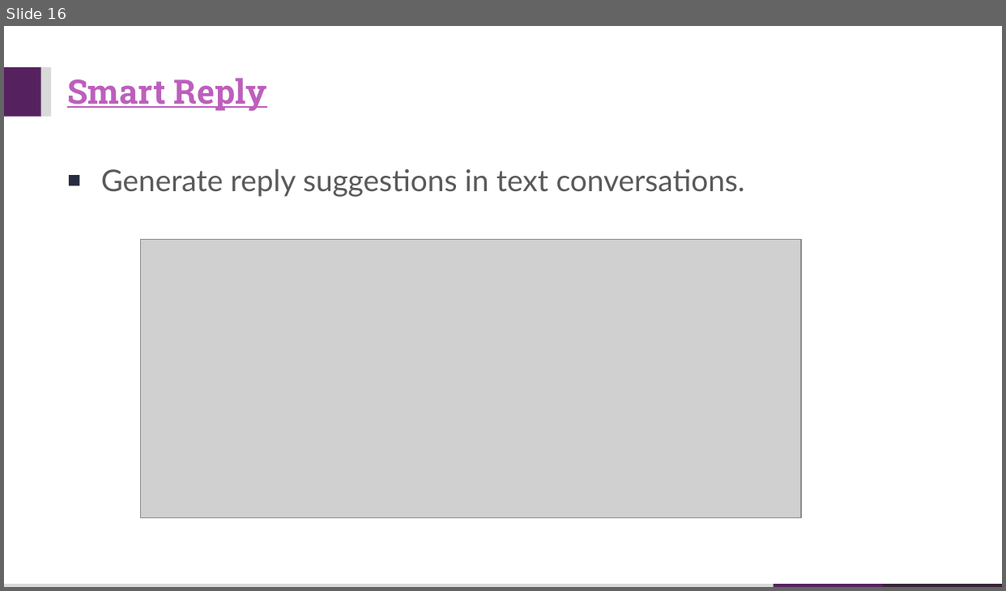
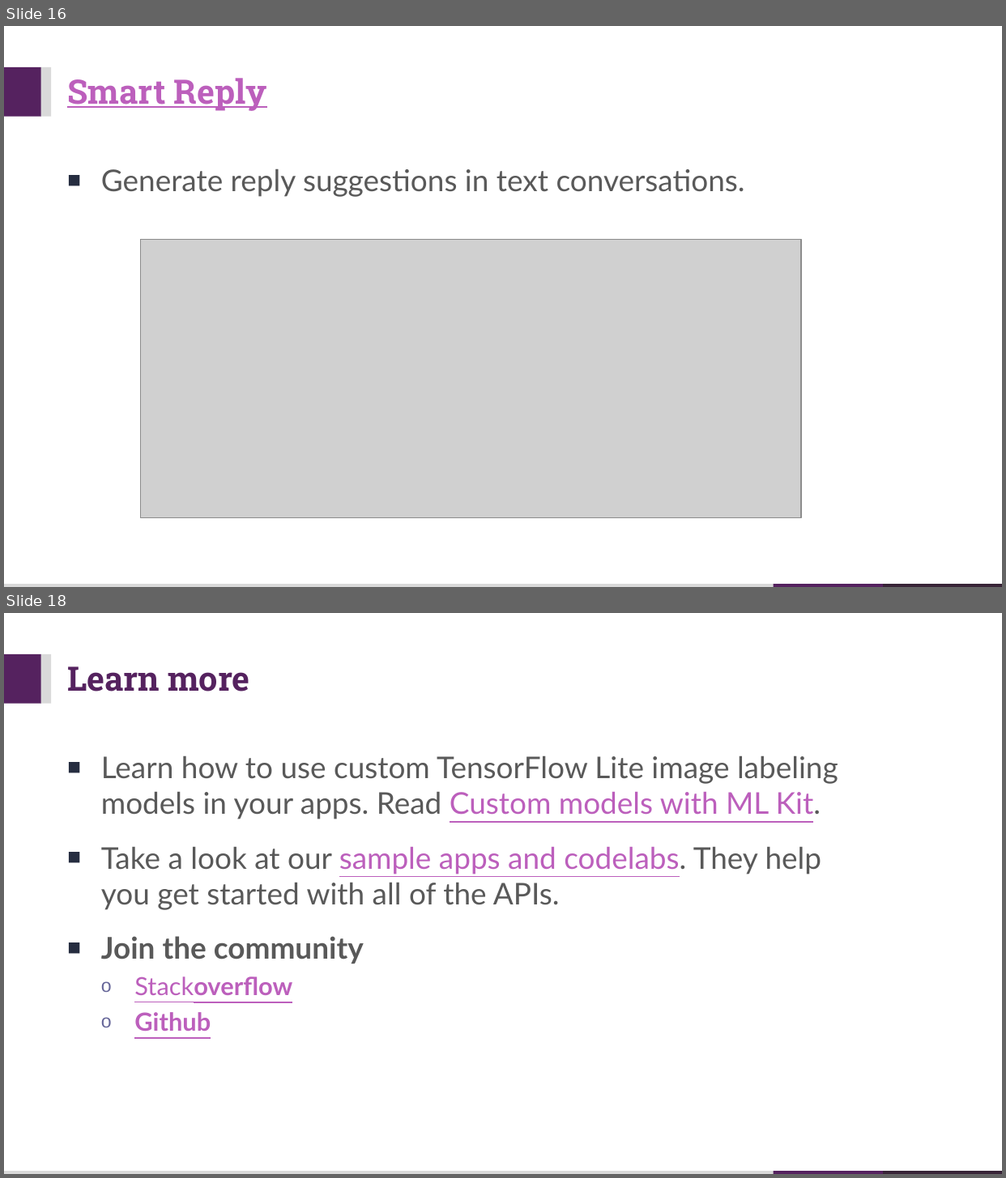
Before and after one commit to walkman617/IMD, a slide deck: ML_Kit/Introduction.pptx. Shown one above the other, each under a label of ours: slide 16 before the commit, slides 16 and 18 after it; the slides between them are not shown. The pictures are 1006x591 and 1006x1178 pixels, drawn with LibreOffice and Linux fonts; fonts in the diff are those of the drawing; grey boxes stand for pictures. Boxes give left, top, right and bottom in pixels: in the first picture for what was removed or moved away, otherwise in the second. Text is boxed around its words. In the diff, an @@ line names an element or a change of style, - is before the commit and + after.

```diff
--- a/ML_Kit/Introduction.pptx
+++ b/ML_Kit/Introduction.pptx
@@ slide 18 added at (4,613,1002,1174), background #FFFFFF; not listed: 6 template elements that a slide beside it also shows @@
@@ title added at (67,666,249,692), 27 pt, text #55225F, bold @@
+Learn more
@@ text added at (101,756,838,1031), 24 pt, text #595959 @@
+■ Learn how to use custom TensorFlow Lite image labeling models in your apps. Read Custom models with ML Kit.
+■ Take a look at our sample apps and codelabs. They help you get started with all of the APIs.
+■ Join the community
+  o Stackoverflow
+  o Github
```
Also in this commit, not shown: 1 slide changed, 1 other file.
